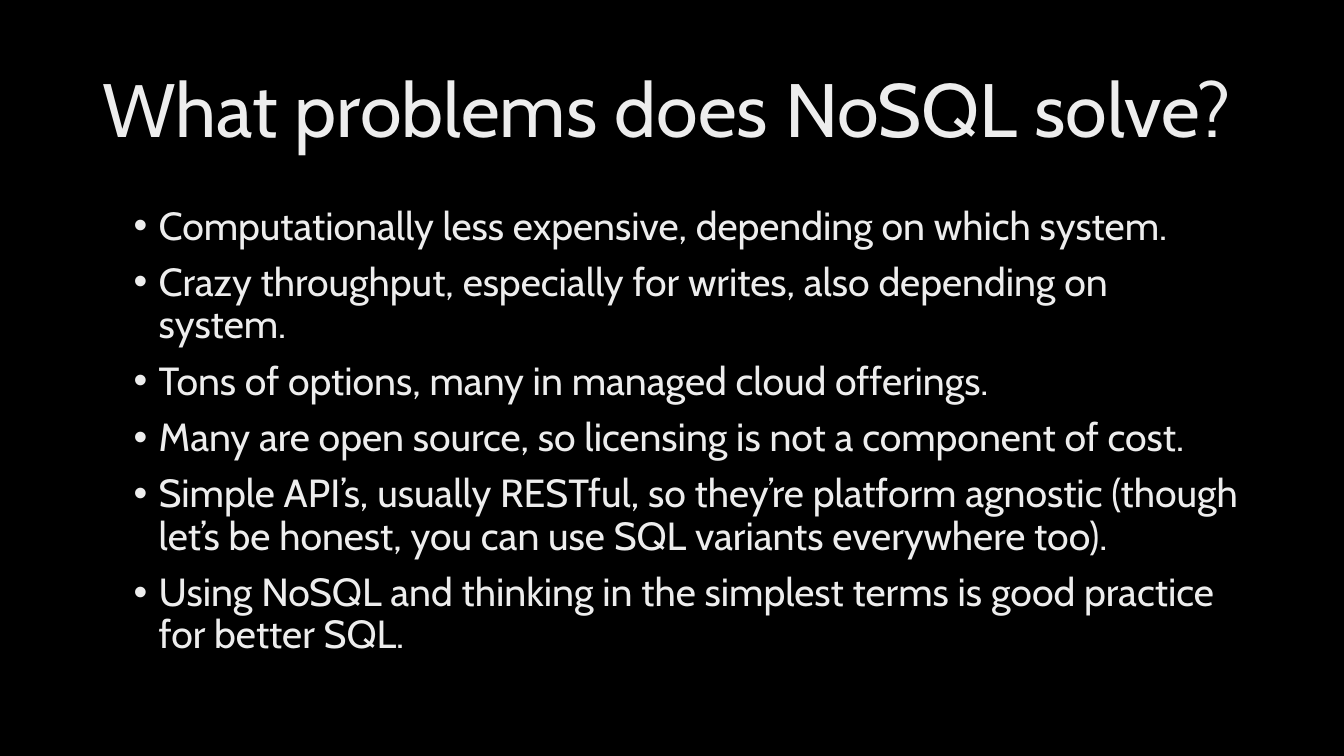
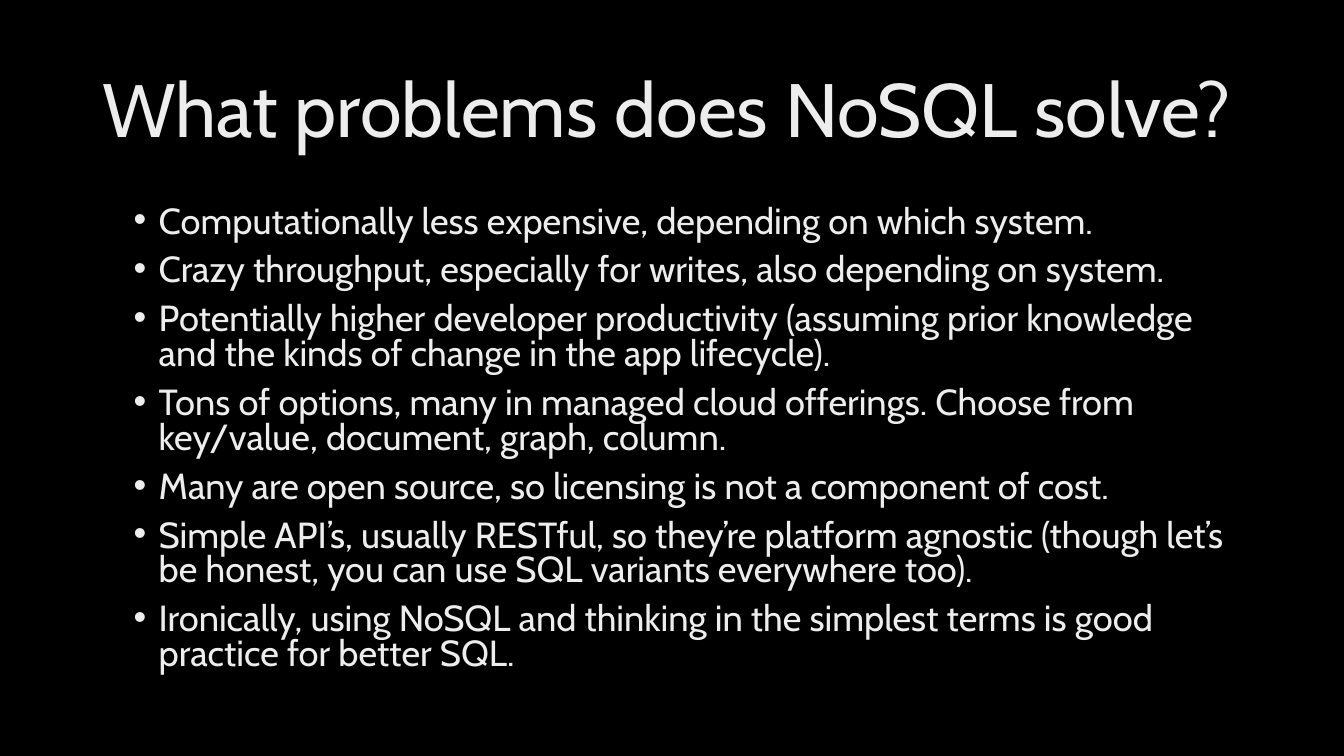
Before and after one commit to jeffputz/presentations, a slide deck: slide 6 of Architecture Without Data Drama.pptx. Drawn at 1344x756 pixels with LibreOffice and Linux fonts; fonts in the diff are those of the drawing; background and template pictures are left out. Boxes give left, top, right and bottom in pixels: in the first picture for what was removed or moved away, otherwise in the second. Text is boxed around its words. In the diff, an @@ line names an element or a change of style, - is before the commit and + after.

```diff
--- a/Architecture Without Data Drama.pptx
+++ b/Architecture Without Data Drama.pptx
@@ text at box(159, 206, 1223, 591): size 28 to 25.9 pt in "Computationally less expensive, depending on which system.", "Crazy throughput, especially for writes, also depending ...", "Many are open source, so licensing is ...", "Simple API’s, usually RESTful, so they’re platform ..."; line spacing 0.9 to 0.8 @@
@@ text at box(159, 303, 1192, 458): text changed; size 28 to 25.9 pt @@
-• Tons of options, many in managed cloud offerings.
+• Potentially higher developer productivity (assuming prior knowledge and the kinds of change in the app lifecycle).
+• Tons of options, many in managed cloud offerings. Choose from key/value, document, graph, column.
@@ text at box(159, 603, 1153, 675): text changed; size 28 to 25.9 pt @@
-• Using NoSQL and thinking in the simplest terms is good practice for better SQL.
+• Ironically, using NoSQL and thinking in the simplest terms is good practice for better SQL.
```
Also in this commit, not shown: 6 other slides changed, 1 slide added, 1 slide removed.
